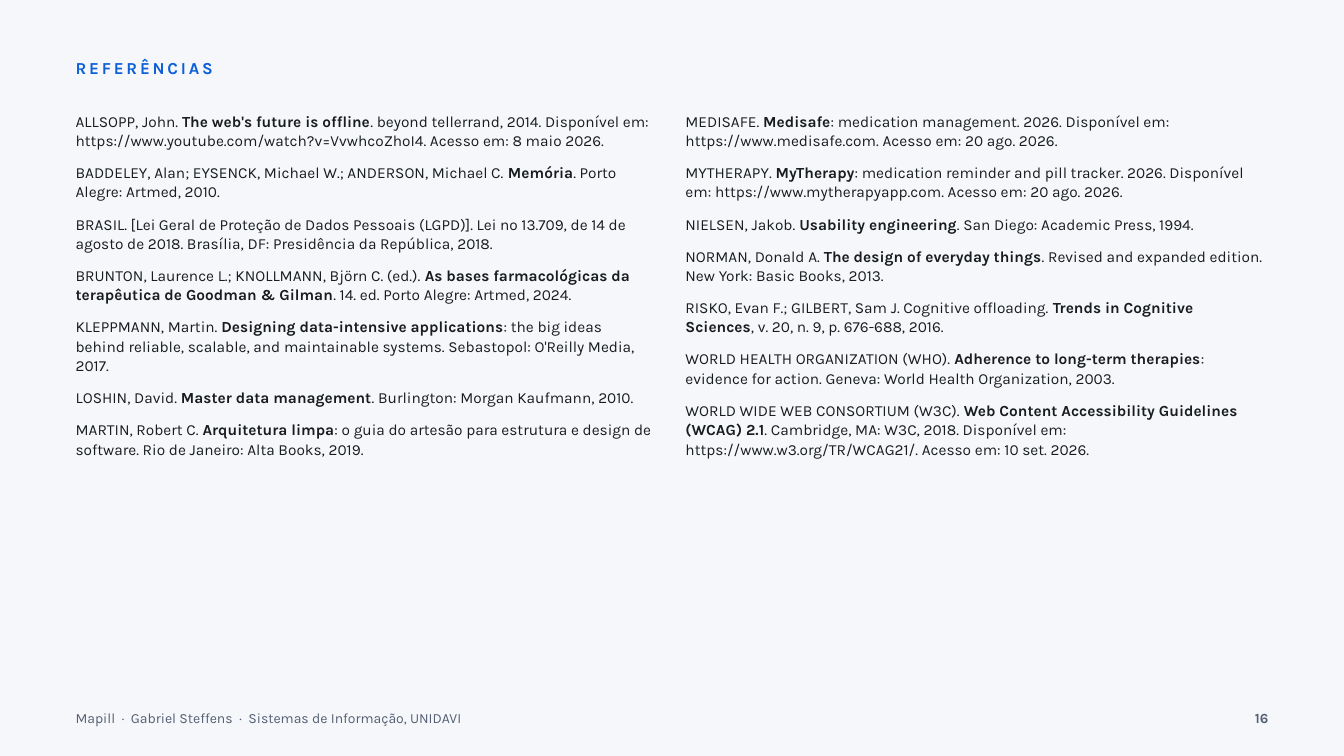
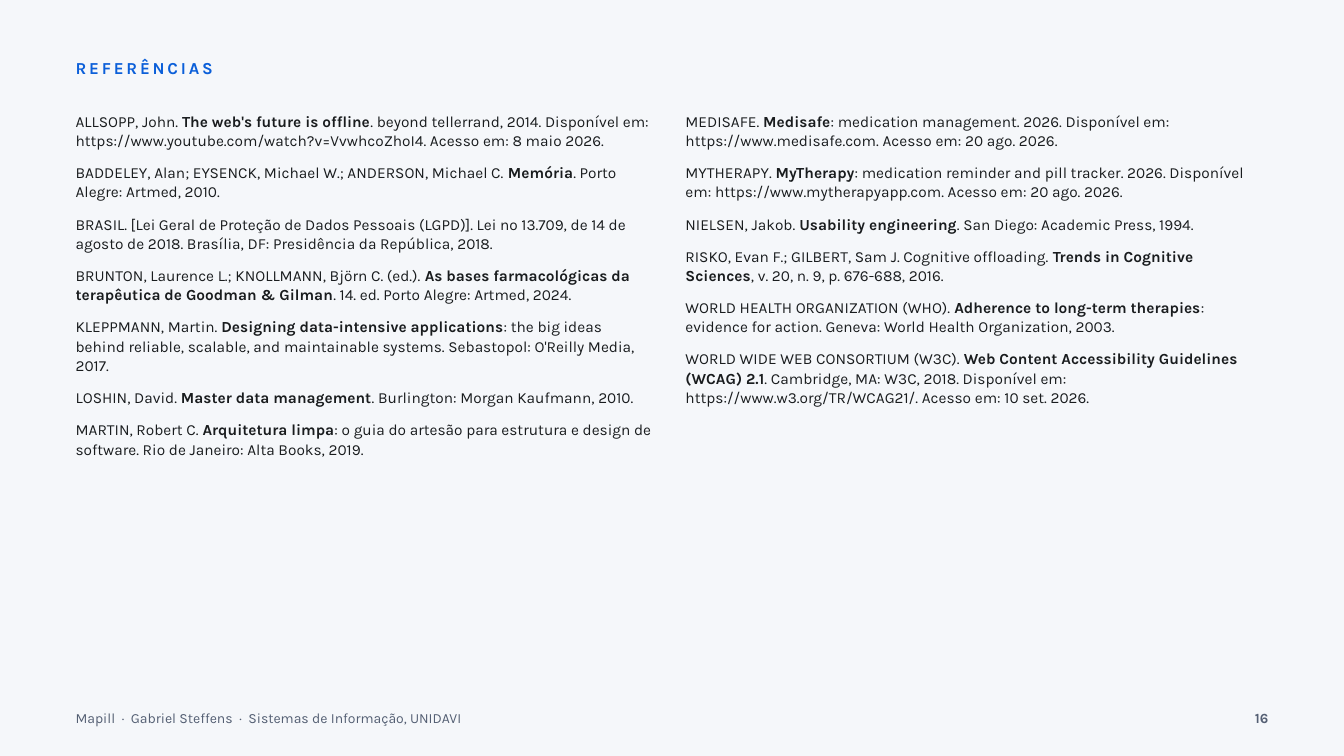
Before and after one commit to gabste8831/Mapill-Health-App, a slide deck: slide 16 of docs/tcc/apresentacao-mapill.pptx. Drawn at 1344x756 pixels with LibreOffice and Linux fonts; fonts in the diff are those of the drawing. Boxes give left, top, right and bottom in pixels: in the first picture for what was removed or moved away, otherwise in the second. Text is boxed around its words. In the diff, an @@ line names an element or a change of style, - is before the commit and + after.

Commit message:
docs(tcc): cartoes da justificativa sem citacao indevida ao Norman

```diff
--- a/docs/tcc/apresentacao-mapill.pptx
+++ b/docs/tcc/apresentacao-mapill.pptx
@@ text at (685,251,1263,283): paragraph removed @@
-NORMAN, Donald A. The design of everyday things. Revised and expanded edition. New York: Basic Books, 2013.
```
Also in this commit, not shown: 1 other slide changed, 2 other files.
